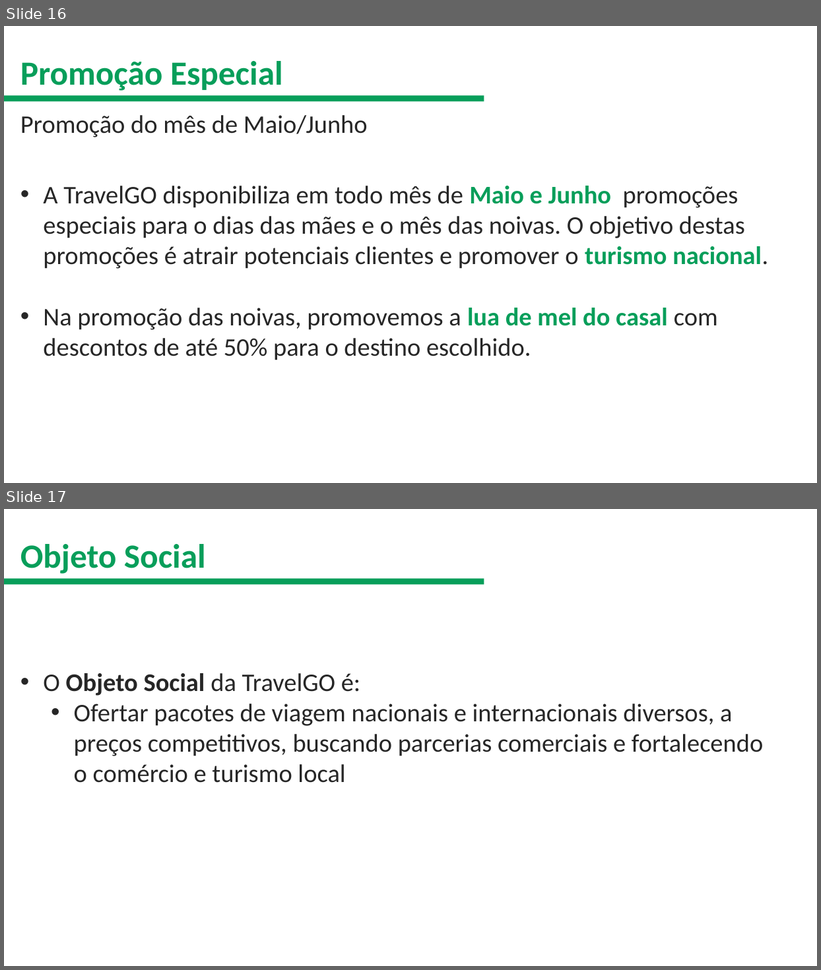
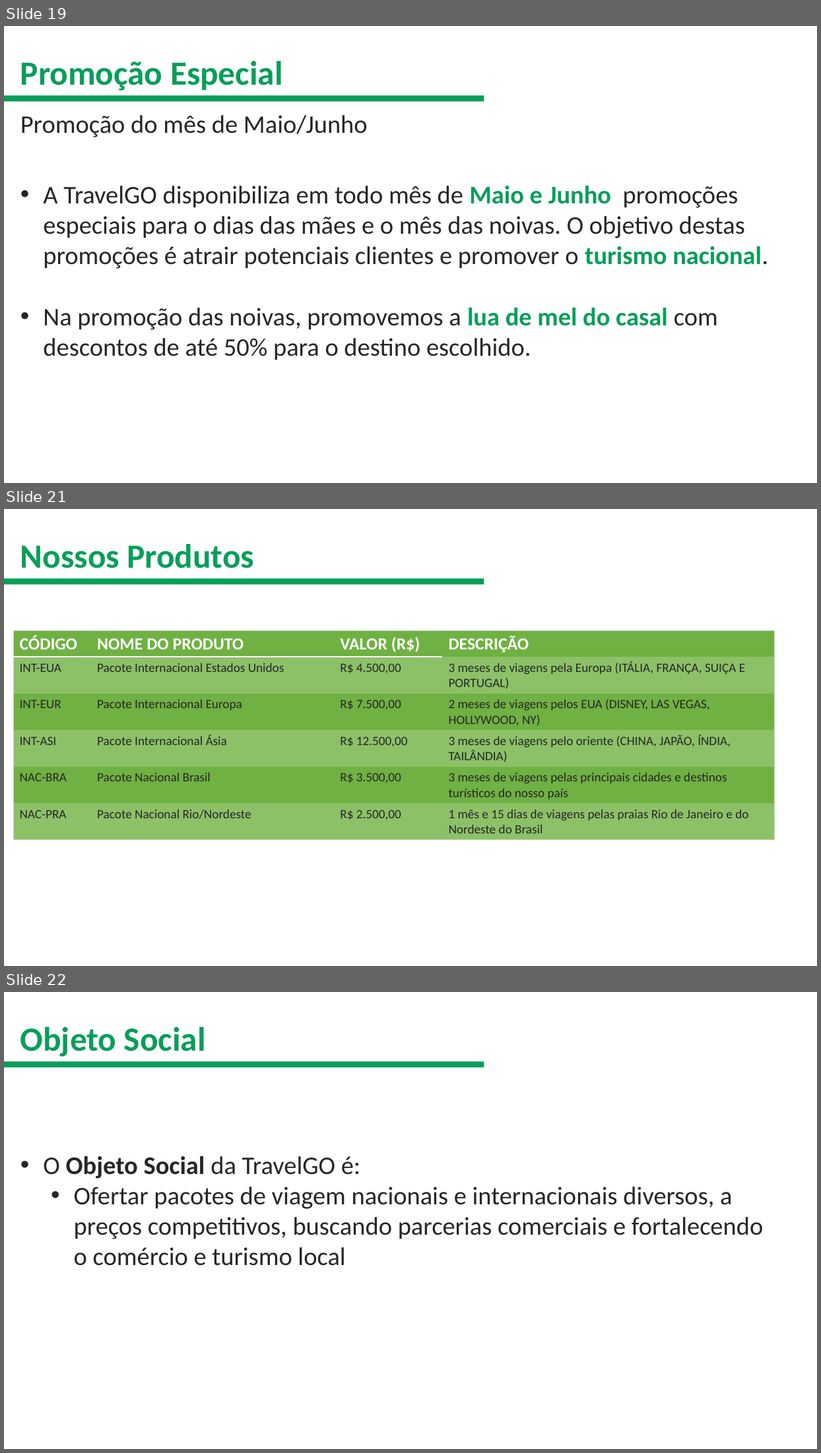
Before and after one commit to zmdy/aulas, a slide deck: source/assets/content/administracao/modulo-02/modelo-slide-tcm.pptx. Shown one above the other, each under a label of ours: slides 16 and 17 before the commit, slides 19, 21 and 22 after it; the slides between them are not shown. The pictures are 821x970 and 821x1453 pixels, drawn with LibreOffice and Linux fonts; fonts in the diff are those of the drawing; background and template pictures are left out. Boxes give left, top, right and bottom in pixels: in the first picture for what was removed or moved away, otherwise in the second. Text is boxed around its words. In the diff, an @@ line names an element or a change of style, - is before the commit and + after.

```diff
--- a/source/assets/content/administracao/modulo-02/modelo-slide-tcm.pptx
+++ b/source/assets/content/administracao/modulo-02/modelo-slide-tcm.pptx
@@ slide 21 added at (4,509,817,966), background picture (left out) @@
@@ text added at (20,544,255,568), 40 pt, text #089E5A, bold @@
+Nossos Produtos
@@ rectangle added at (4,578,484,585), fill #089E5A @@
@@ table added at (13,630,774,840), 6 rows, 4 columns @@
+CÓDIGO | NOME DO PRODUTO | VALOR (R$) | DESCRIÇÃO
+INT-EUA | Pacote Internacional Estados Unidos | R$ 4.500,00 | 3 meses de viagens pela Europa (ITÁLIA, FRANÇA, SUIÇA E PORTUGAL)
+INT-EUR | Pacote Internacional Europa | R$ 7.500,00 | 2 meses de viagens pelos EUA (DISNEY, LAS VEGAS, HOLLYWOOD, NY)
+INT-ASI | Pacote Internacional Ásia | R$ 12.500,00 | 3 meses de viagens pelo oriente (CHINA, JAPÃO, ÍNDIA, TAILÂNDIA)
+NAC-BRA | Pacote Nacional Brasil | R$ 3.500,00 | 3 meses de viagens pelas principais cidades e destinos turísticos do nosso país
+NAC-PRA | Pacote Nacional Rio/Nordeste | R$ 2.500,00 | 1 mês e 15 dias de viagens pelas praias Rio de Janeiro e do Nordeste do Brasil
@@ what was slide 16 is now slide 19 @@
@@ what was slide 17 is now slide 22 @@
```
Also in this commit, not shown: 4 slides changed, 6 other slides added, 50 other files.
